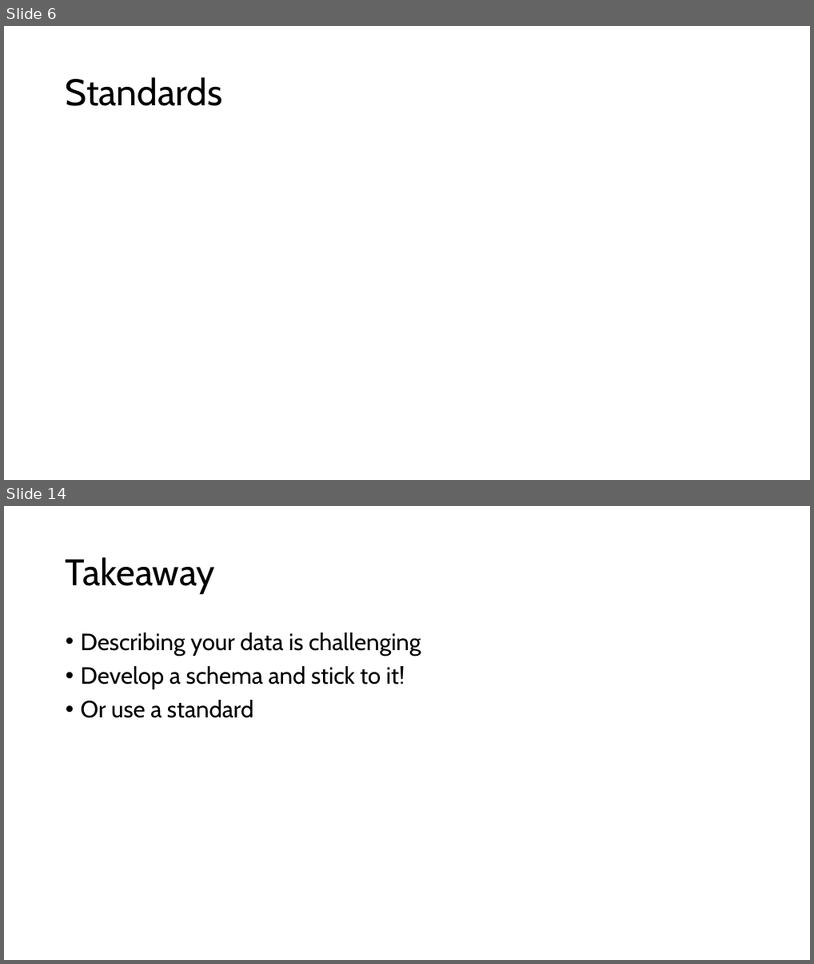
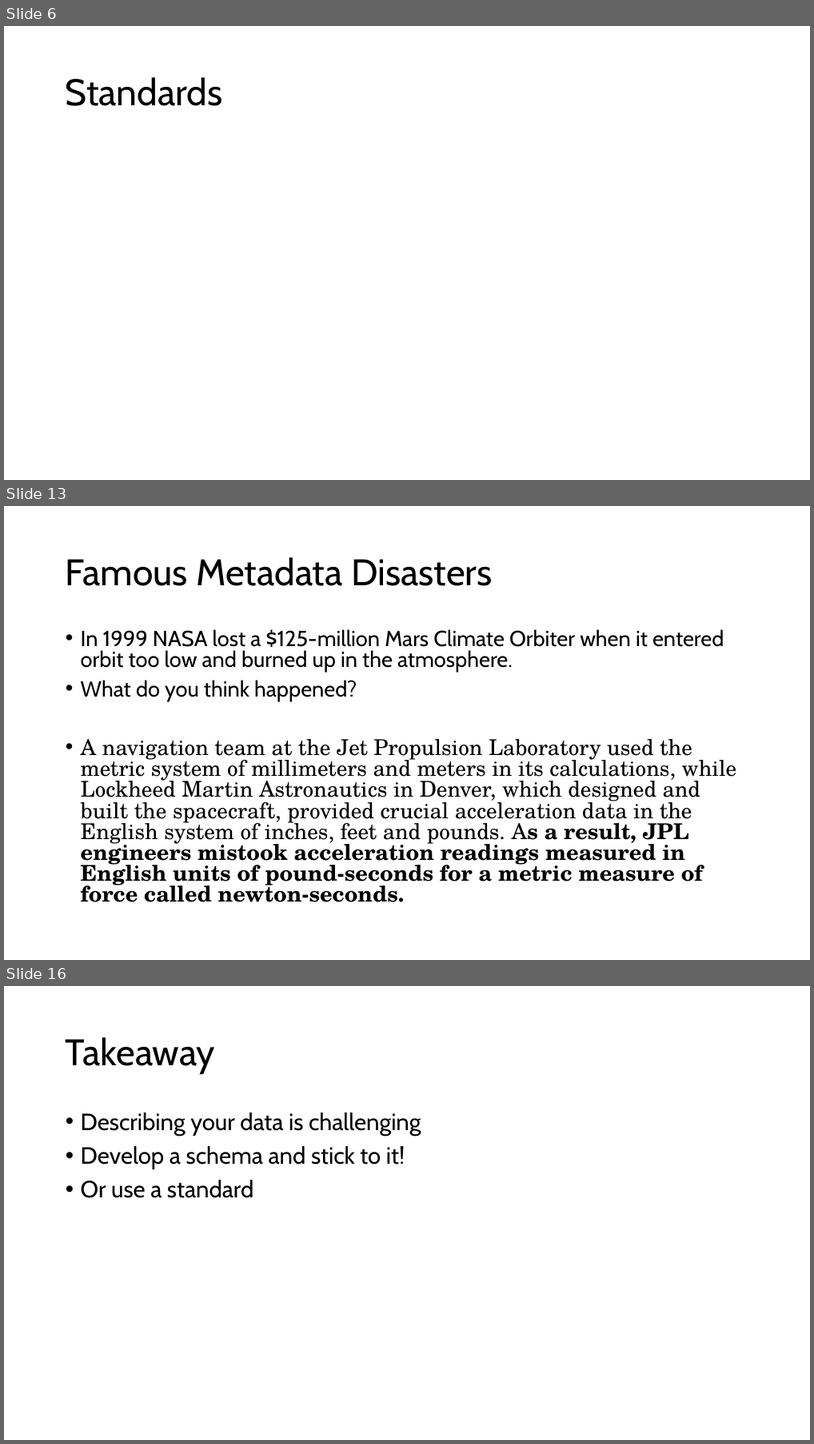
Before and after one commit to walshbr/data-for-the-rest-of-us, a slide deck: resources/week-3/description.pptx. Shown one above the other, each under a label of ours: slides 6 and 14 before the commit, slides 6, 13 and 16 after it; the slides between them are not shown. The pictures are 814x964 and 814x1444 pixels, drawn with LibreOffice and Linux fonts; fonts in the diff are those of the drawing; background and template pictures are left out. Boxes give left, top, right and bottom in pixels: in the first picture for what was removed or moved away, otherwise in the second. Text is boxed around its words. In the diff, an @@ line names an element or a change of style, - is before the commit and + after.

```diff
--- a/resources/week-3/description.pptx
+++ b/resources/week-3/description.pptx
@@ slide 13 added at (x1=4, y1=506, x2=810, y2=960), background #FFFFFF @@
@@ title added at (x1=66, y1=557, x2=493, y2=586), 44 pt, text #000000 @@
+Famous Metadata Disasters
@@ text added at (x1=81, y1=629, x2=738, y2=902), 25.9 pt, text #000000 @@
+• In 1999 NASA lost a $125-million Mars Climate Orbiter when it entered orbit too low and burned up in the atmosphere.
+• What do you think happened?
+• A navigation team at the Jet Propulsion Laboratory used the metric system of millimeters and meters in its calculations, while Lockheed Martin Astronautics in Denver, which designed and built the spacecraft, provided crucial acceleration data in the English system of inches, feet and pounds. As a result, JPL engineers mistook acceleration readings measured in English units of pound-seconds for a metric measure of force called newton-seconds.
@@ what was slide 14 is now slide 16 @@
```
Also in this commit, not shown: 6 slides changed, 2 other slides added, 1 slide removed.
